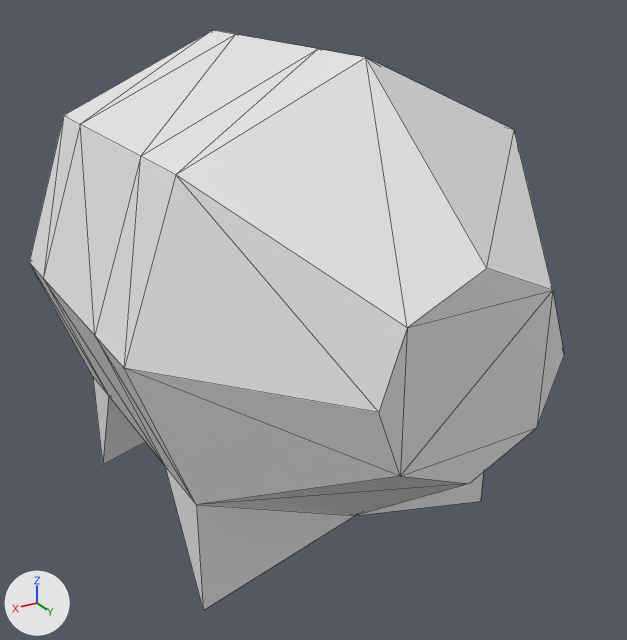
The glTF model assets/models/lil-oink.gltf: old version first, new version second.
Rendered twice from a 50 mm camera at (1.847, 3.398, 1.369) aimed at (-0.034, 0.263, -0.199). The axes (+X, +Y, +Z) are drawn at lower left. The lights are the same throughout. Mesh edges are drawn as thin lines. Vertices at the same position are counted once.
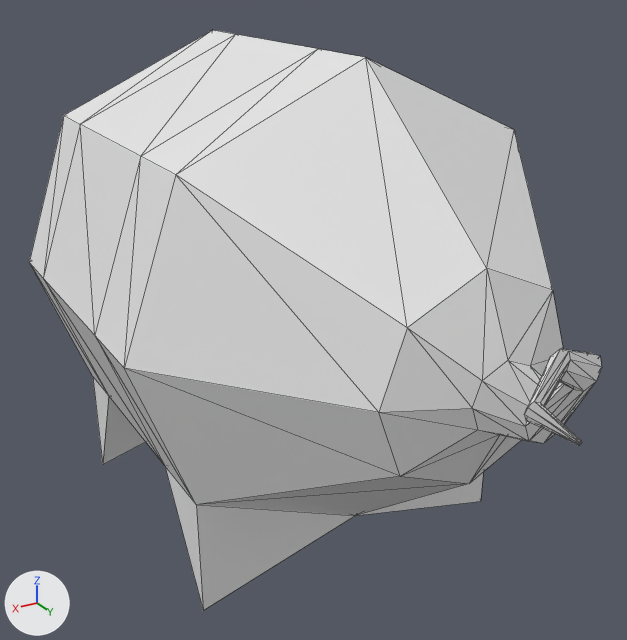
Boxes (x1, y1, x2, y2) around the edits, measured in the pictures (627 x 640 px):
'Cube', reshaped (7% wider): before (29, 30, 564, 610); after (29, 30, 602, 610)
part 1 of me_cube, built on: before (379, 269, 564, 484); after (379, 269, 602, 484)

The change, as a list of edits to the scene's bpy script:
```text
Change me_cube:
    used by ob_cube; location = (0.0, 0.0, 0.0)
    remove me_cube.from_pydata(...)  # 76 vertices, 140 faces; spans x -1.0..1.0, y -1.49..1.41, z -1.2..1.0
    add me_cube.from_pydata(...)  # 124 vertices, 236 faces; spans x -1.0..1.0, y -1.49..1.87, z -1.2..1.0
    me_cube part 1
    6 faces are deleted
    48 vertices are added at x -0.28..0.19, y 1.54..1.87, z -0.18..0.27
    102 new faces join them
```
